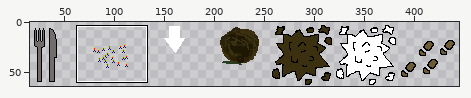
A sprite sheet gets an edit: assets/icones.png. Above, an overview of the earlier version with the close-up marked.
Close-up. Before the edit:
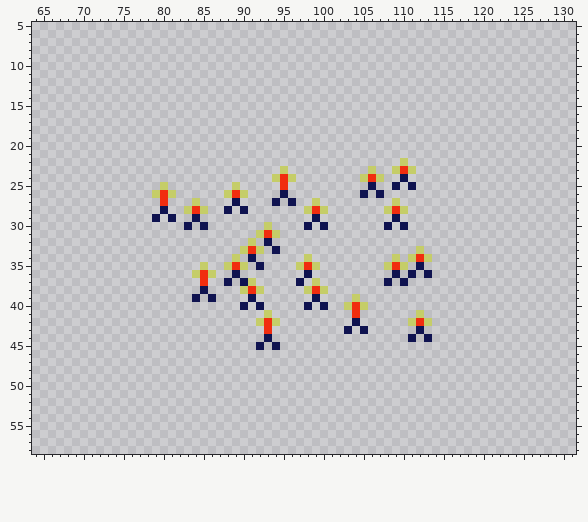
The file is 448x64 pixels. Colours within 5 levels of each other are drawn and written as one. Shown: x 64..131, y 5..58. The wide view leaves out empty margins.
After:
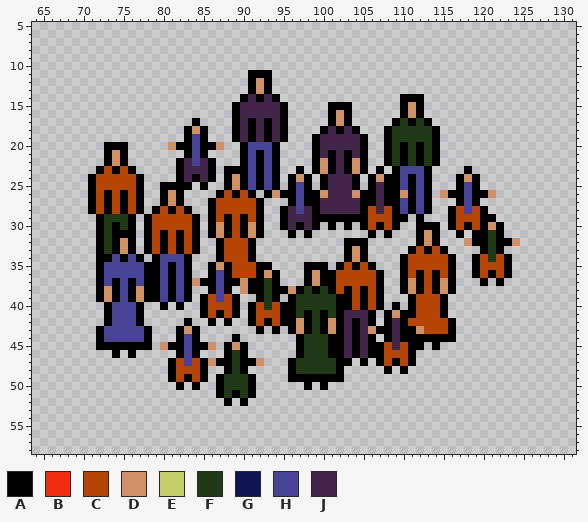
Palette (. is transparent): A #000000  B #f12d0f  C #b64405  D #d09166  E #c5cd68  F #203a17  G #0f1350  H #494395  J #44254a
Difference:
@@ x 64..131 @@
 10 ....................................................................
-11 ....................................................................
-12 ....................................................................
-13 ....................................................................
-14 ....................................................................
-15 ....................................................................
-16 ....................................................................
-17 ....................................................................
-18 ....................................................................
-19 ....................................................................
-20 ....................................................................
-21 ....................................................................
-22 ..............................................E.....................
-23 ...............................E..........E..EBE....................
-24 ..............................EBE........EBE..G.....................
-25 ................E........E.....B..........G..G.G....................
-26 ...............EBE......EBE....G.........G.G........................
-27 ................B...E....G....G.G..E.........E......................
-28 ................G..EBE..G.G.......EBE.......EBE.....................
-29 ...............G.G..G..............G.........G......................
-30 ...................G.G.......E....G.G.......G.G.....................
-31 ............................EBE.....................................
-32 ...........................E.G......................................
-33 ..........................EBE.G.................E...................
-34 .........................E.G......E..........E.EBE..................
-35 .....................E..EBE.G....EBE........EBE.G...................
-36 ....................EBE..G........G..........G.G.G..................
-37 .....................B..G.GE.....G.E........G.G.....................
-38 .....................G....EBE.....EBE...............................
-39 ....................G.G....G.......G....E...........................
-40 ..........................G.G.....G.G..EBE..........................
-41 .............................E..........B.......E...................
-42 ............................EBE.........G......EBE..................
-43 .............................B.........G.G......G...................
-44 .............................G.................G.G..................
-45 ............................G.G.....................................
-46 ....................................................................
-47 ....................................................................
-48 ....................................................................
-49 ....................................................................
-50 ....................................................................
-51 ....................................................................
-52 ....................................................................
+11 ...........................AAA......................................
+12 ...........................ADA......................................
+13 ...........................ADA......................................
+14 ..........................AJAJA...............AAA...................
+15 .........................AJJJJJA.....AAA......ADA...................
+16 .........................AJJJJJA.....ADA......ADA...................
+17 ....................A....AJAJAJA.....ADA.....AFAFA..................
+18 ...................ADA...AJAJAJA....AJAJA...AFFFFFA.................
+19 ...................AHA...AJAJAJA...AJJJJJA..AFFFFFA.................
+20 .........AAA.....DAAHAAD..AHHHA....AJJJJJA..AFAFAFA.................
+21 .........ADA.......AHA....AHAHA....AJAJAJA..AFAFAFA.................
+22 .........ADA......AJHJA...AHAHA....ADAJADA..AFAFAFA.................
+23 ........ACACA.....AJJJA.AAAHAHA..A.ADAJADA.A.AHHHA....A.............
+24 .......ACCCCCA....AJAJA.ADAHAHA.ADA.AJJJA.ADAAHAHA...ADA............
+25 .......ACCCCCA..AAAA.A..ADAHAHA.AHA.AJJJA.AJAAHAHA...AHA............
+26 .......ACACACA..ADA....ACACA.ADAAHAADJJJDAAJAADAHA.DAAHAAD..........
+27 .......ACACACA..ADA...ACCCCCA...AHAAJJJJJAAJAAHAHA...AHA............
+28 .......ACACACA.ACACA..ACCCCCA..AJHJAJJJJJACJCAHAHA..ACHCA...........
+29 ........AFFFA.ACCCCCA.ACACACA..AJJJAAAAAAACCCAA.A...ACCCAA..........
+30 ........AFAFA.ACCCCCA.ADACADA..AJAJA.A.A.ACACA..AAA.ACACADA.........
+31 ........AFAAA.ACACACA.ADACADA...A.A.......A.A...ADA..A.AAFA.........
+32 ........AFADA.ACACACA..ACCCA...........AAA......ADA...DAAFAAD.......
+33 ........AFADA.ACACACA..ACCCA...........ADA.....ACACA....AFA.........
+34 ........AAHAHA.AHHHA...ACCCA...........ADA....ACCCCCA..ACFCA........
+35 ........AHHHHHAAHAHA..ADACCCAA....AAA.ACACA...ACCCCCA..ACCCA........
+36 ........AHHHHHAAHAHA..AHACCCADA...ADAACCCCCA..ACACACA..ACACA........
+37 ........AHAHAHAAHAHADAAHAADAAFA...ADAACCCCCA..ADACADA...A.A.........
+38 ........ADAHADAAHAHA..AHA.DAAFAADAFAFACACACA..ADACADA...............
+39 ........ADAHADAAHAHA.ACHCA..AFA.AFFFFFAACACA...ACCCA................
+40 .........AHHHA..A.A..ACCCA.ACFCAAFFFFFAACACA.A.ACCCA................
+41 .........AHHHA.......ACACA.ACCCAAFAFAFAJJJA.ADAACCCA................
+42 .........AHHHA.....A..A.A..ACACAADAFADAJAJA.AJACCCCCA...............
+43 ........AHHHHHA...ADA.......A.A.ADAFADAJAJDAAJAADCCCA...............
+44 ........AHHHHHA...AHA....A.......AFFFAAJAJA.AJAAAAAAA...............
+45 ........AAAAAAA.DAAHAAD.ADA......AFFFAAJAJAACJCAA.A.................
+46 ..........A.A.....AHA...AFA......AFFFAAJAJAACCCA....................
+47 .................ACHCADAAFAAD...AFFFFFAA.A.ACACA....................
+48 .................ACCCA..AFA.....AFFFFFA.....A.A.....................
+49 .................ACACA.AFFFA....AAAAAAA.............................
+50 ..................A.A..AFFFA......A.A...............................
+51 .......................AFAFA........................................
+52 ........................A.A.........................................
 53 ....................................................................
